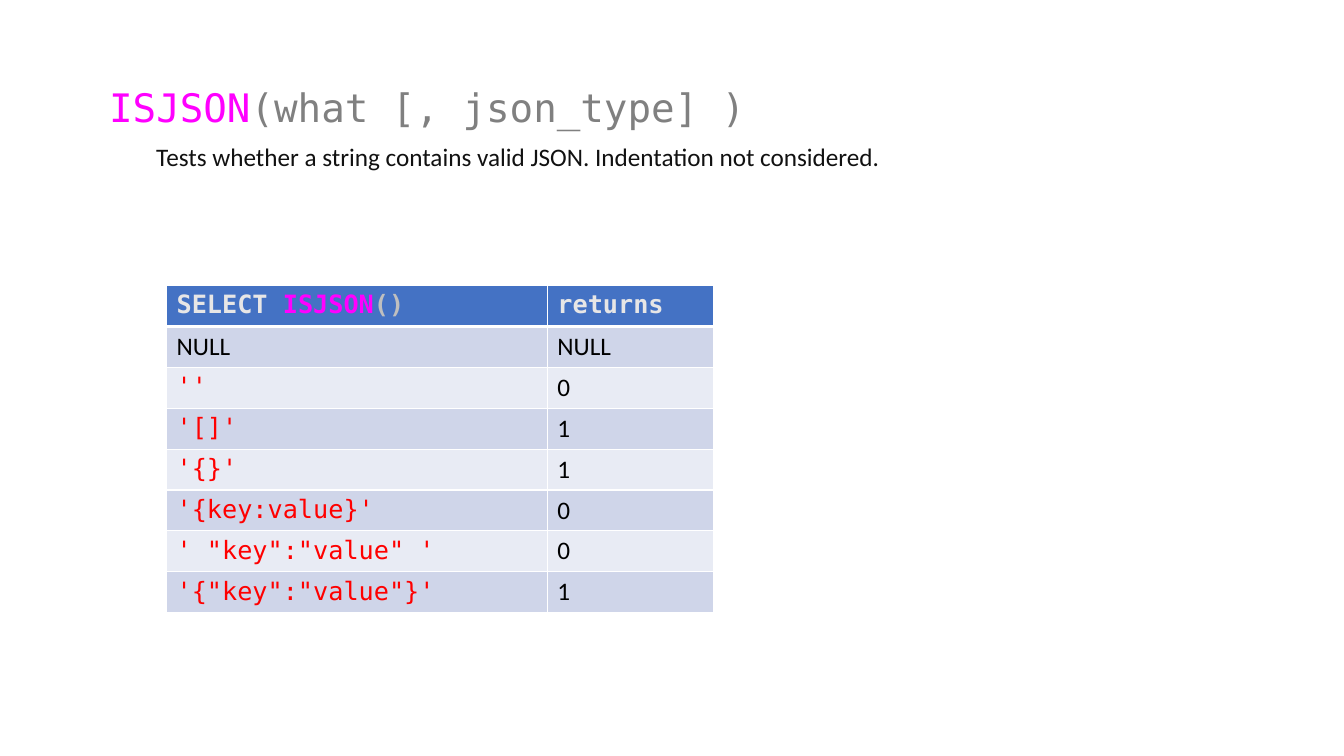
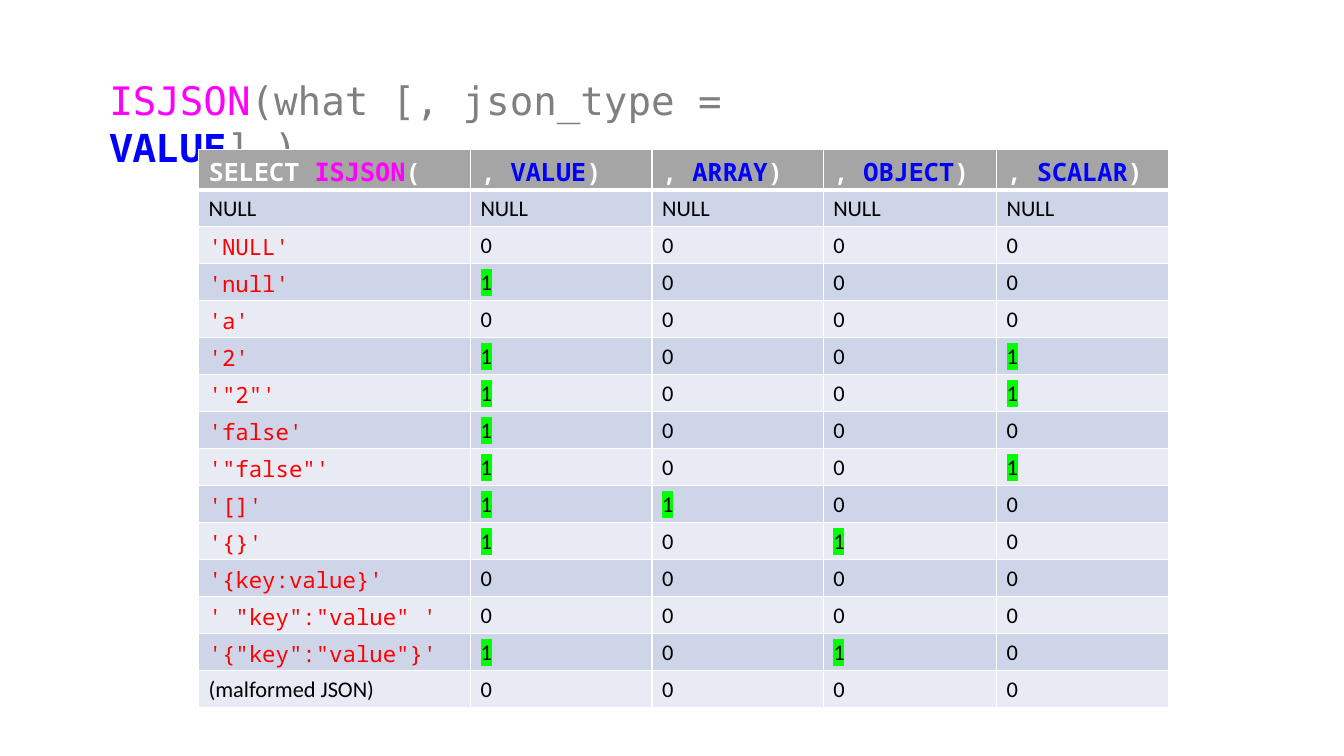
Before and after one commit to jbfoushee/MyPresentations, a slide deck: slide 9 of TSQL_JSON_Operators/TSQL_JSON_Operators.pptx (slide 7 before the commit). Drawn at 1344x756 pixels with LibreOffice and Linux fonts; fonts in the diff are those of the drawing. Boxes give left, top, right and bottom in pixels: in the first picture for what was removed or moved away, otherwise in the second. Text is boxed around its words. In the diff, an @@ line names an element or a change of style, - is before the commit and + after.

```diff
--- a/TSQL_JSON_Operators/TSQL_JSON_Operators.pptx
+++ b/TSQL_JSON_Operators/TSQL_JSON_Operators.pptx
@@ text at box(109, 85, 675, 173): text changed @@
-ISJSON(what [, json_type] )
+ISJSON(what [, json_type = VALUE] )
@@ text removed at box(156, 148, 879, 171) @@
-Tests whether a string contains valid JSON. Indentation not considered.
@@ table added at box(199, 149, 1170, 707), 15 rows, 5 columns @@
+SELECT ISJSON( | , VALUE) | , ARRAY) | , OBJECT) | , SCALAR)
+NULL | NULL | NULL | NULL | NULL
+'NULL' | 0 | 0 | 0 | 0
+'null' | 1 | 0 | 0 | 0
+'a' | 0 | 0 | 0 | 0
+'2' | 1 | 0 | 0 | 1
+'"2"' | 1 | 0 | 0 | 1
+'false' | 1 | 0 | 0 | 0
+'"false"' | 1 | 0 | 0 | 1
+'[]' | 1 | 1 | 0 | 0
+'{}' | 1 | 0 | 1 | 0
+'{key:value}' | 0 | 0 | 0 | 0
+' "key":"value" ' | 0 | 0 | 0 | 0
+'{"key":"value"}' | 1 | 0 | 1 | 0
+(malformed JSON) | 0 | 0 | 0 | 0
@@ table removed at box(166, 285, 714, 612), 8 rows, 2 columns @@
-SELECT ISJSON() | returns
-NULL | NULL
-'' | 0
-'[]' | 1
-'{}' | 1
-'{key:value}' | 0
-' "key":"value" ' | 0
-'{"key":"value"}' | 1
```
Also in this commit, not shown: 5 other slides changed, 12 slides added, 6 other files.
